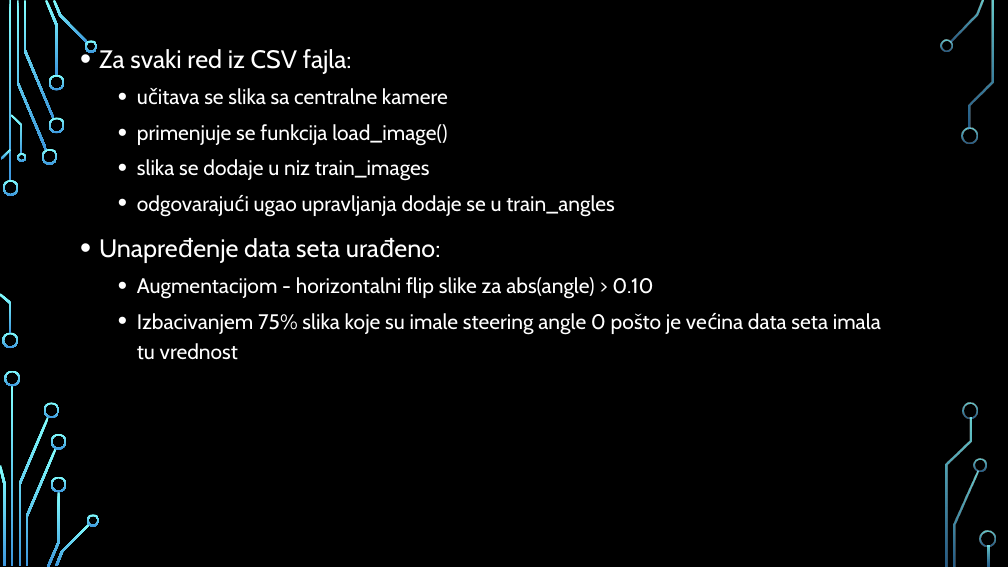
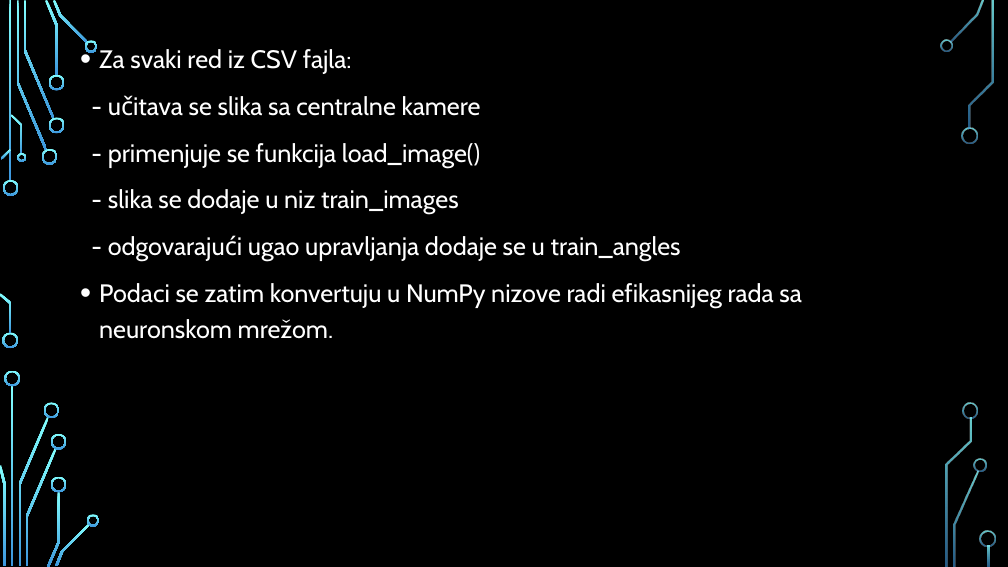
Before and after one commit to jglintic/duboko_ucenje, a slide deck: slide 5 of dubuko_ucenje_projekat_ppt.pptx. Drawn at 1008x567 pixels with LibreOffice and Linux fonts; fonts in the diff are those of the drawing; background and template pictures are left out. Boxes give left, top, right and bottom in pixels: in the first picture for what was removed or moved away, otherwise in the second. Text is boxed around its words. In the diff, an @@ line names an element or a change of style, - is before the commit and + after.

```diff
--- a/dubuko_ucenje_projekat_ppt.pptx
+++ b/dubuko_ucenje_projekat_ppt.pptx
@@ text at (99, 96, 802, 339): text changed; size 20 to 24 pt @@
-  • učitava se slika sa centralne kamere
-  • primenjuje se funkcija load_image()
-  • slika se dodaje u niz train_images
-  • odgovarajući ugao upravljanja dodaje se u train_angles
-• Unapređenje data seta urađeno:
-  • Augmentacijom - horizontalni flip slike za abs(angle) > 0.10
-  • Izbacivanjem 75% slika koje su imale steering angle 0 pošto je većina data seta imala tu vrednost
+- učitava se slika sa centralne kamere
+- primenjuje se funkcija load_image()
+- slika se dodaje u niz train_images
+- odgovarajući ugao upravljanja dodaje se u train_angles
+• Podaci se zatim konvertuju u NumPy nizove radi efikasnijeg rada sa neuronskom mrežom.
```
Also in this commit, not shown: 15 other slides changed, 1 slide added, 1 slide removed, 2 other files.
